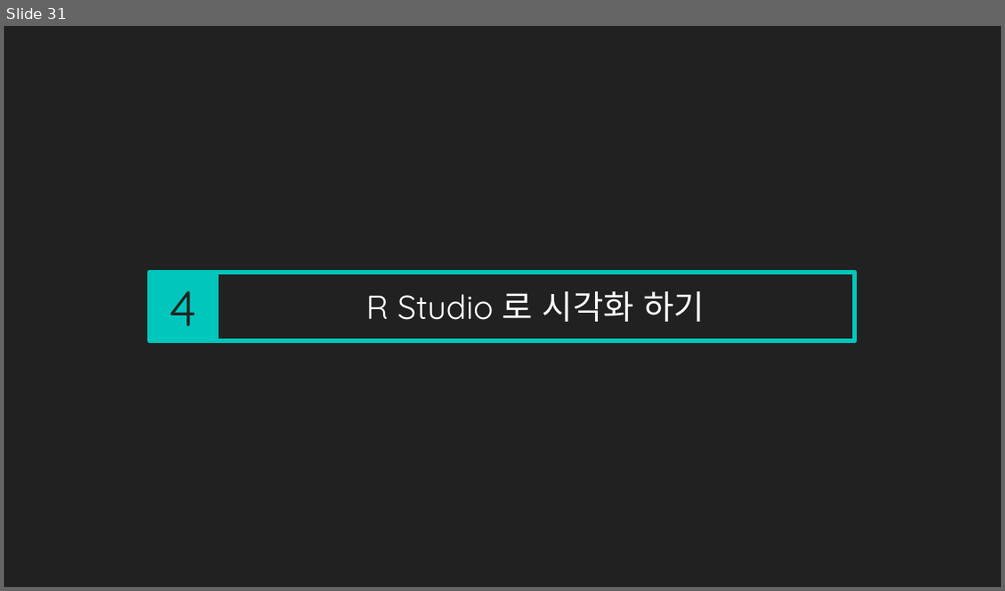
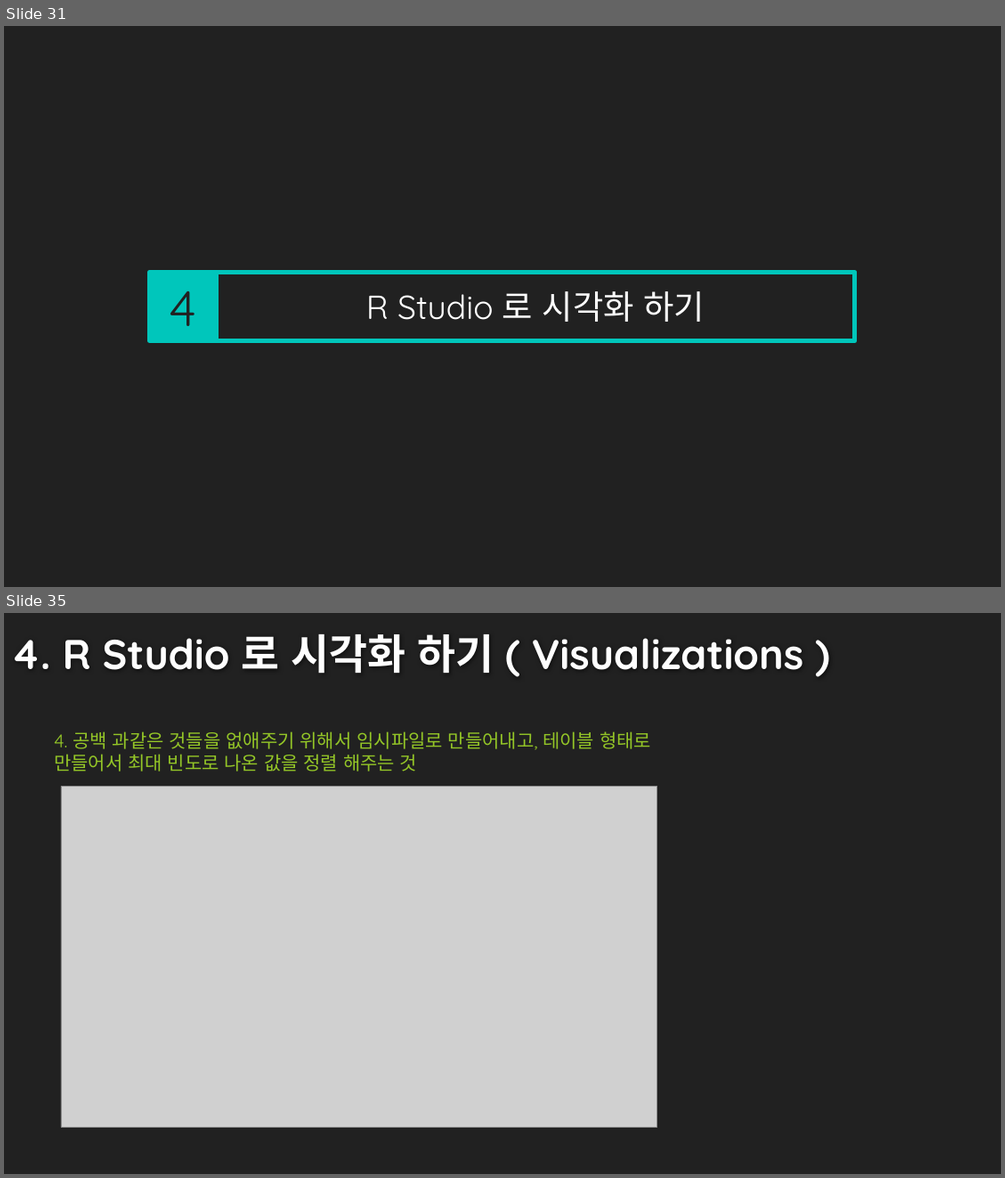
Before and after one commit to DevChorong/Web_Crawling_n_Visualizations, a slide deck: Web Crawling & Word Cloud.pptx. Shown one above the other, each under a label of ours: slide 31 before the commit, slides 31 and 35 after it; the slides between them are not shown. The pictures are 1005x591 and 1005x1178 pixels, drawn with LibreOffice and Linux fonts; fonts in the diff are those of the drawing; grey boxes stand for pictures; background and template pictures are left out. Boxes give left, top, right and bottom in pixels: in the first picture for what was removed or moved away, otherwise in the second. Text is boxed around its words. In the diff, an @@ line names an element or a change of style, - is before the commit and + after.

```diff
--- a/Web Crawling & Word Cloud.pptx
+++ b/Web Crawling & Word Cloud.pptx
@@ slide 35 added at <box>4,613,1001,1174</box>, background #212121 @@
@@ title added at <box>11,634,804,673</box>, 40 pt, text #FEFEFE, bold @@
+4. R Studio 로 시각화 하기 ( Visualizations )
@@ text added at <box>54,731,651,771</box>, 18 pt, text #94C627 @@
+4. 공백 과같은 것들을 없애주기 위해서 임시파일로 만들어내고, 테이블 형태로 만들어서 최대 빈도로 나온 값을 정렬 해주는 것
@@ picture added at <box>61,787,657,1127</box> @@
```
Also in this commit, not shown: 7 other slides added, 18 other files.
